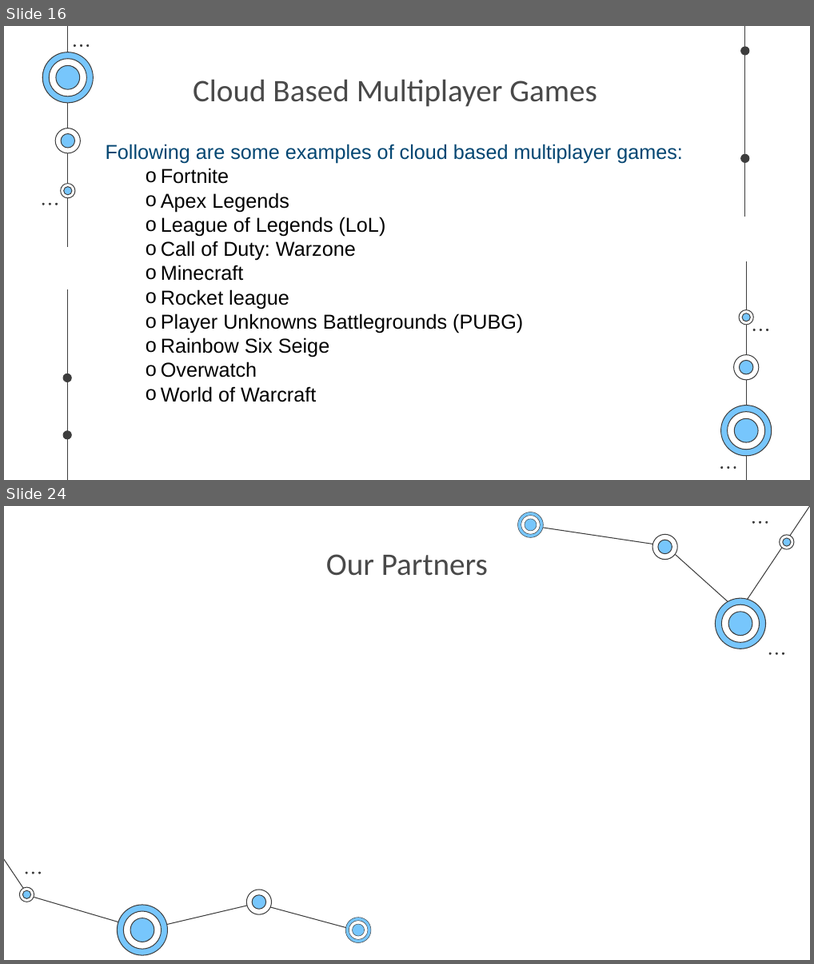
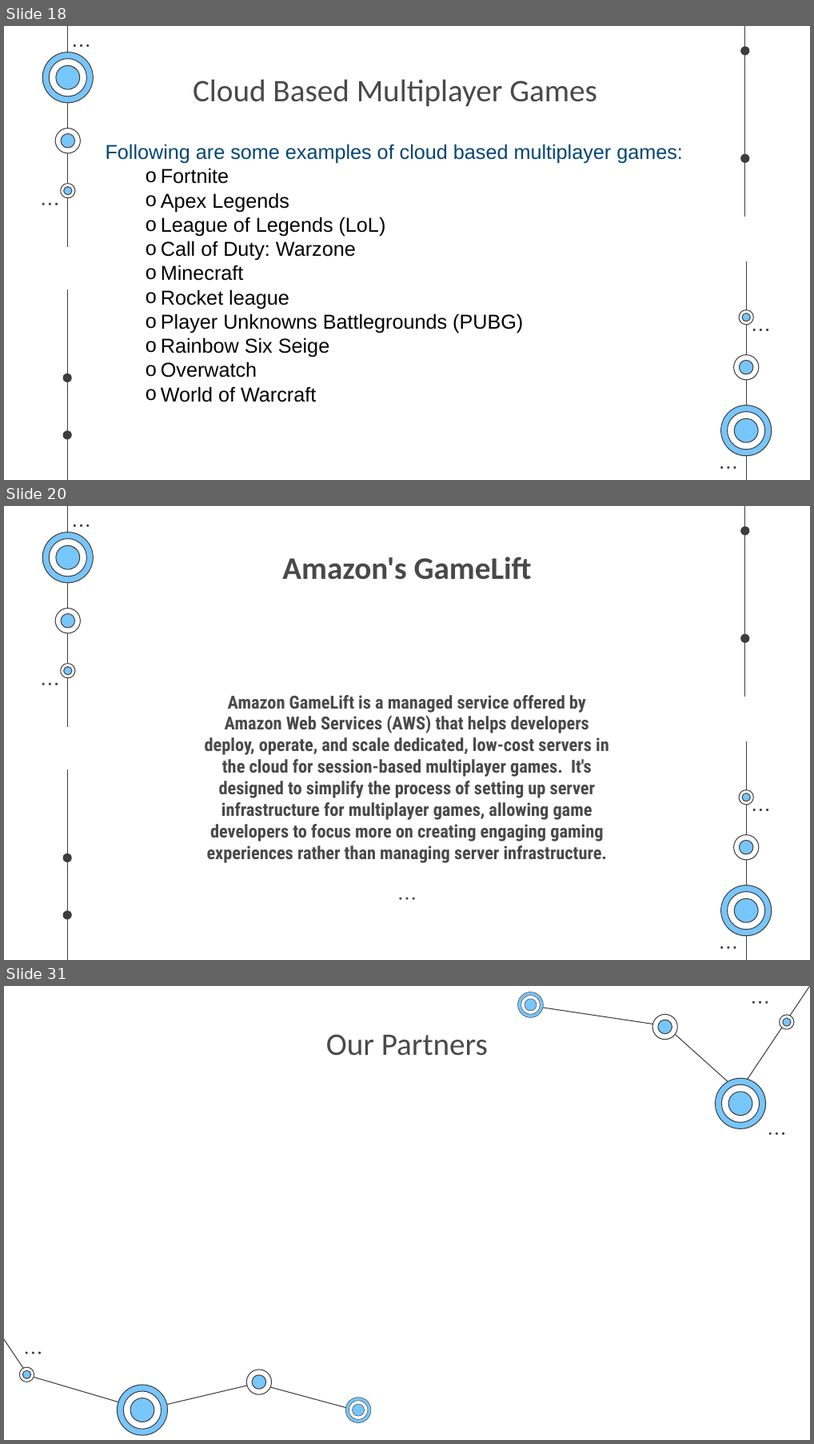
Before and after one commit to SaurabhYadav388/misc_works, a slide deck: Cloud_PPT/Shosau.pptx. Shown one above the other, each under a label of ours: slides 16 and 24 before the commit, slides 18, 20 and 31 after it; the slides between them are not shown. The pictures are 814x964 and 814x1444 pixels, drawn with LibreOffice and Linux fonts; fonts in the diff are those of the drawing. Boxes give left, top, right and bottom in pixels: in the first picture for what was removed or moved away, otherwise in the second. Text is boxed around its words. In the diff, an @@ line names an element or a change of style, - is before the commit and + after.

```diff
--- a/Cloud_PPT/Shosau.pptx
+++ b/Cloud_PPT/Shosau.pptx
@@ slide 20 added at (4,506,810,960), background #FFFFFF; not listed: 48 template elements that a slide beside it also shows @@
@@ title added at (282,556,532,580), 28 pt, text #494949, bold @@
+Amazon's GameLift
@@ subtitle added at (205,695,610,863), 16 pt, text #494949, bold @@
+Amazon GameLift is a managed service offered by Amazon Web Services (AWS) that helps developers deploy, operate, and scale dedicated, low-cost servers in the cloud for session-based multiplayer games. It's designed to simplify the process of setting up server infrastructure for multiplayer games, allowing game developers to focus more on creating engaging gaming experiences rather than managing server infrastructure.
@@ ellipse added at (399,897,402,900), fill #3D3D3D @@
@@ ellipse added at (406,897,409,900), fill #3D3D3D @@
@@ ellipse added at (413,897,415,900), fill #3D3D3D @@
@@ what was slide 16 is now slide 18 @@
@@ what was slide 24 is now slide 31 @@
```
Also in this commit, not shown: 3 slides changed, 12 other slides added, 6 slides removed, 1 other file.
